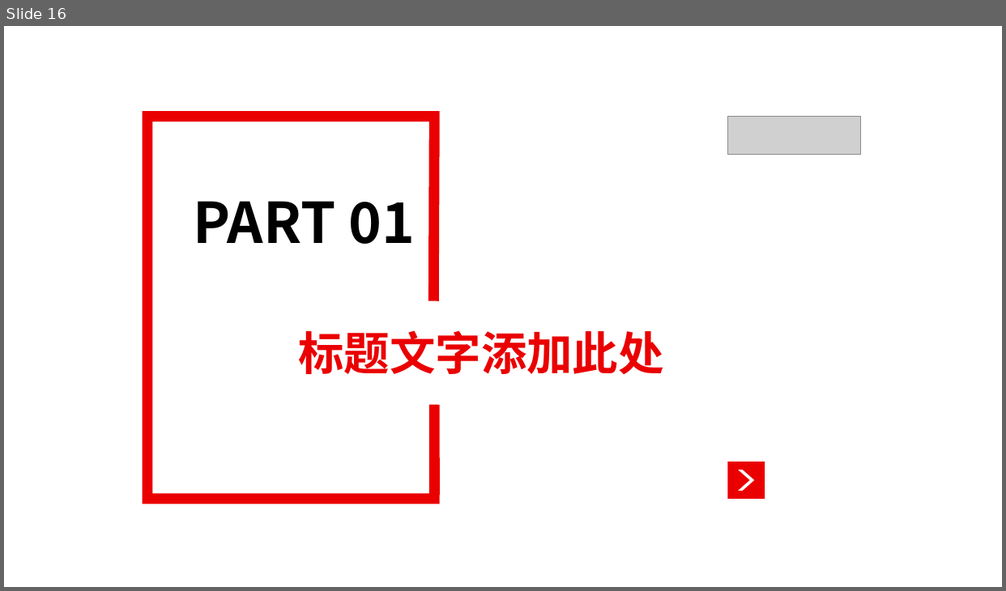
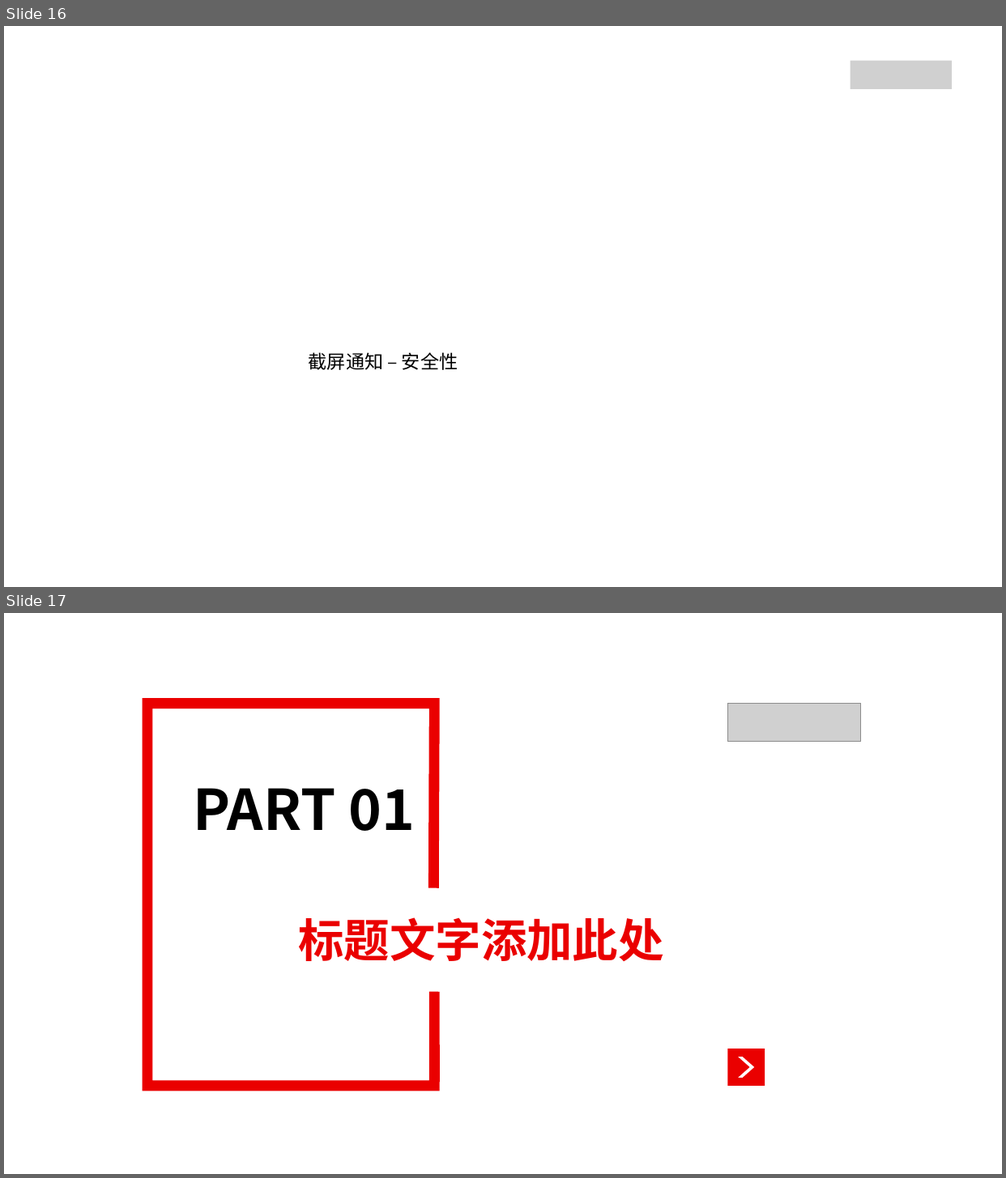
Before and after one commit to Andy888888/Mobile_Develop_Res, a slide deck: PPT/燕文强2020-2021年度述职报告.pptx. Shown one above the other, each under a label of ours: slide 16 before the commit, slides 16 and 17 after it. The pictures are 1006x591 and 1006x1178 pixels, drawn with LibreOffice and Linux fonts; fonts in the diff are those of the drawing; grey boxes stand for pictures. Boxes give left, top, right and bottom in pixels: in the first picture for what was removed or moved away, otherwise in the second. Text is boxed around its words. In the diff, an @@ line names an element or a change of style, - is before the commit and + after.

```diff
--- a/PPT/燕文强2020-2021年度述职报告.pptx
+++ b/PPT/燕文强2020-2021年度述职报告.pptx
@@ slide 16 added at (4, 26, 1002, 587), background #FFFFFF @@
@@ picture added at (850, 61, 953, 89) @@
@@ text added at (309, 352, 458, 370), 18 pt, text #000000 @@
+截屏通知 – 安全性
@@ what was slide 16 is now slide 17 @@
```
Also in this commit, not shown: 28 slides changed, 8 other slides added, 8 slides removed.
